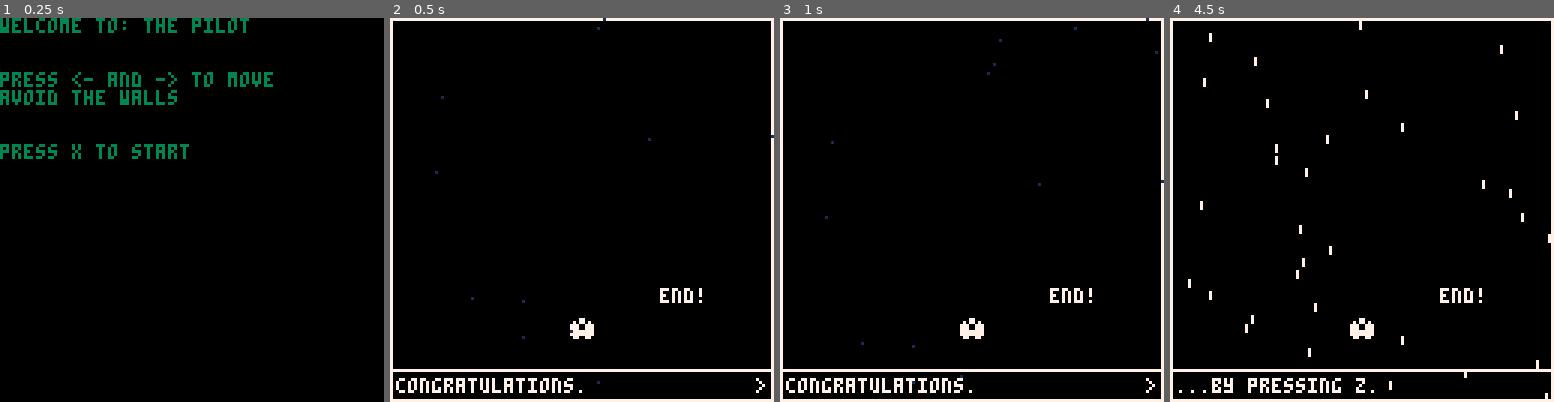
Above: before the commit, frames 1-4 (left to right).
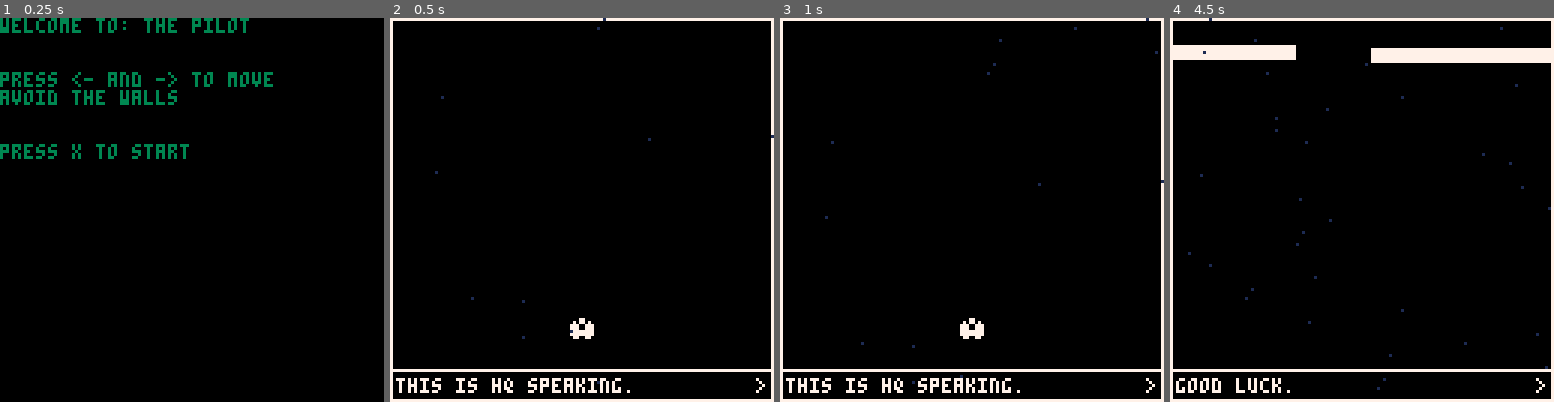
Above: after the commit, the same moments.

Repository: shen-sat/pilot
Game: PICO-8 cartridge pilot.p8
The game is run twice, just before and just after one commit, with the same random seed, the same clock (stepped at 60 frames per second) and the same inputs.
Inputs:
- Up to frame 1 (0.25 s): no input
- Up to frame 2 (0.5 s): tap X (X key) at 0.33 s
- Up to frame 3 (1 s): tap O (Z key) at 0.7 s
- Up to frame 4 (4.5 s): tap X (X key) at 1.07, 1.85, 2.97, 4.08 s; hold Right 1.6-2.1 s; tap O (Z key) every 0.4 s from 1.7 to 4.1 s; hold Right 2.47-3.03 s; hold Left 3.08-3.58 s; hold Right from 4.02 s (still down)

Frame 1 is identical in both runs. In frame 2, 1.1% of the frame differs, in the area x 1-82%, y 70-98%; in frame 3, 1.1%; in frame 4, 5.0%, in the area x 0-100%, y 0-100%.

Commit message:
Add static noise to flicker

Diff:
--- a/pilot.p8
+++ b/pilot.p8
@@ -143,7 +143,7 @@
 
  check_win()
 
- if (wave > 0) and (difficulty > 0) then do_flicker = true end
+ if (wave > 3) and (difficulty > 4) then do_flicker = true end
 
 end
 
@@ -189,12 +189,14 @@
  if time() > switch_time_start then
   pal(0,7)
   pal(7,0)
+  sfx(4)
   sspr(8,0,32,24,49,30)
   if switch_color then
    switch_color = false
    switch_time_end = time() + switch_time_on_lengths[switch_time_lengths_index]
   end
   if time() > switch_time_end then
+   sfx(4, -2)
    switch_color = true
    switch_time_start = time() + switch_time_off_lengths[switch_time_lengths_index]
    switch_time_lengths_index += 1
@@ -448,8 +450,9 @@
 end
 
 function check_win()
- if wave > 0 then
+ if wave > 4 then
   run_win()
+  sfx(0, -2)
  end
 end
 
@@ -467,6 +470,8 @@
 function run_win()
  game.update = win_update
  game.draw = win_draw
+
+ sfx(4, -2)
 
  hq_win_dialogue_lines = {
   'congratulations.',
Not shown, changed: TODO.txt
Not shown, changed: the sound effects (__sfx__) section of pilot.p8
